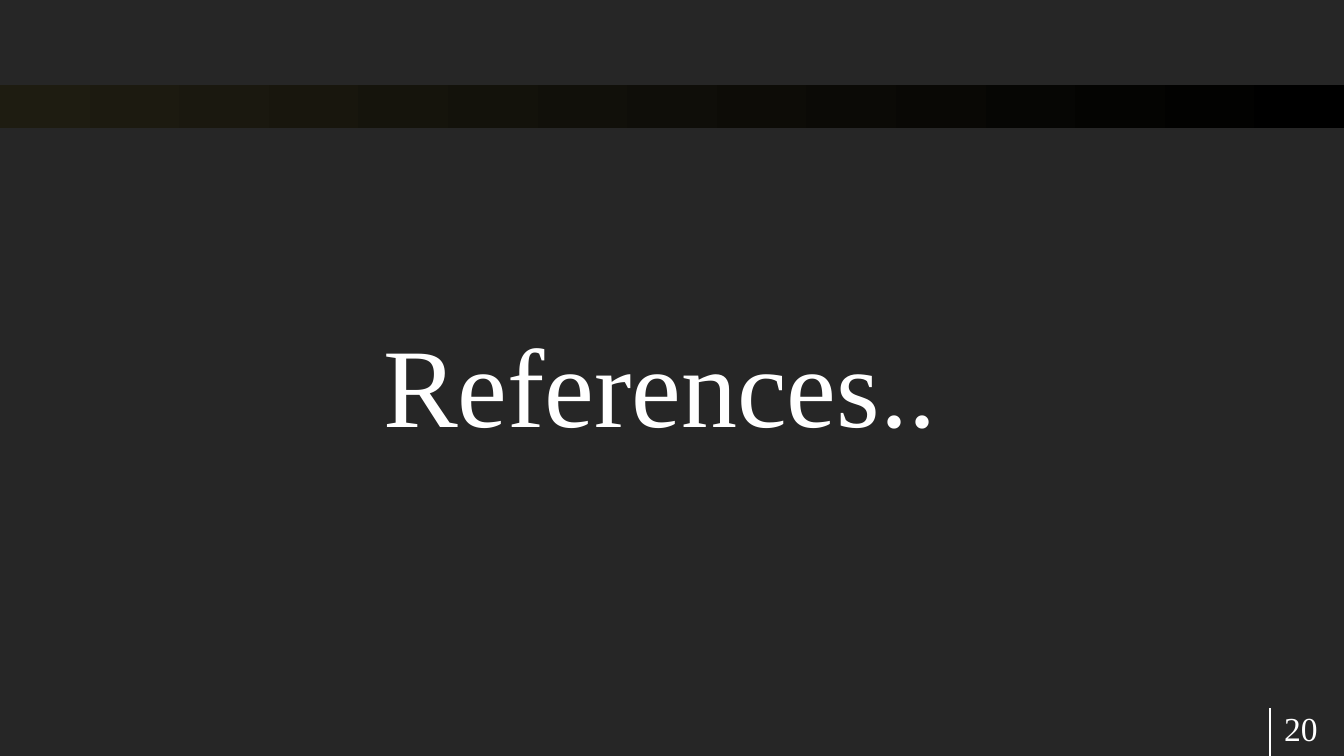
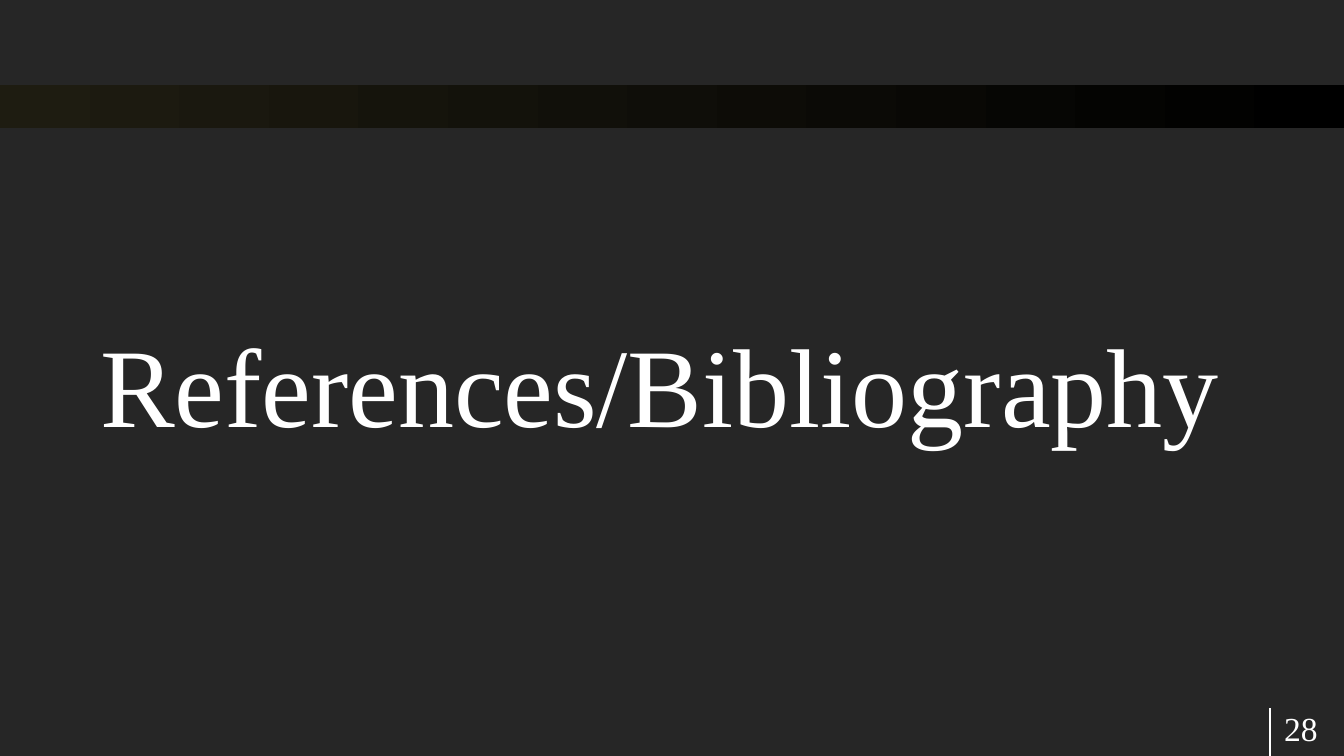
Before and after one commit to raghavddps2/Digital-Image-Processing-Project, a slide deck: slide 28 of Presentation/Digital Image Processing Project.pptx (slide 20 before the commit). Drawn at 1344x756 pixels with LibreOffice and Linux fonts; fonts in the diff are those of the drawing. Boxes give left, top, right and bottom in pixels: in the first picture for what was removed or moved away, otherwise in the second. Text is boxed around its words. In the diff, an @@ line names an element or a change of style, - is before the commit and + after.

```diff
--- a/Presentation/Digital Image Processing Project.pptx
+++ b/Presentation/Digital Image Processing Project.pptx
@@ text at [100,348,1219,448]: text changed @@
-References..
+References/Bibliography
@@ page number at [1284,718,1318,742]: text changed @@
-20
+28
```
Also in this commit, not shown: 7 other slides changed, 8 slides added, 20 other files.
